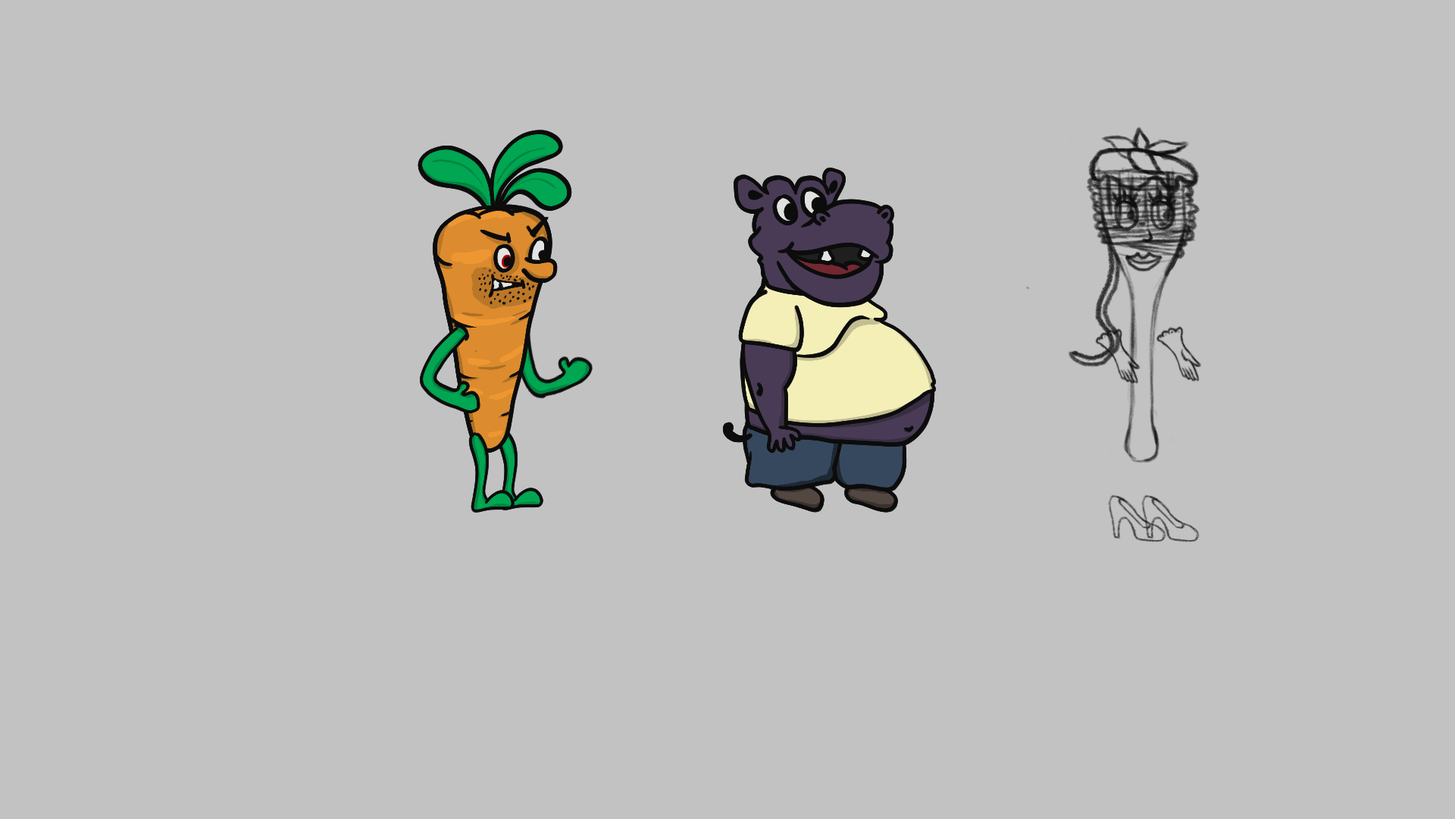
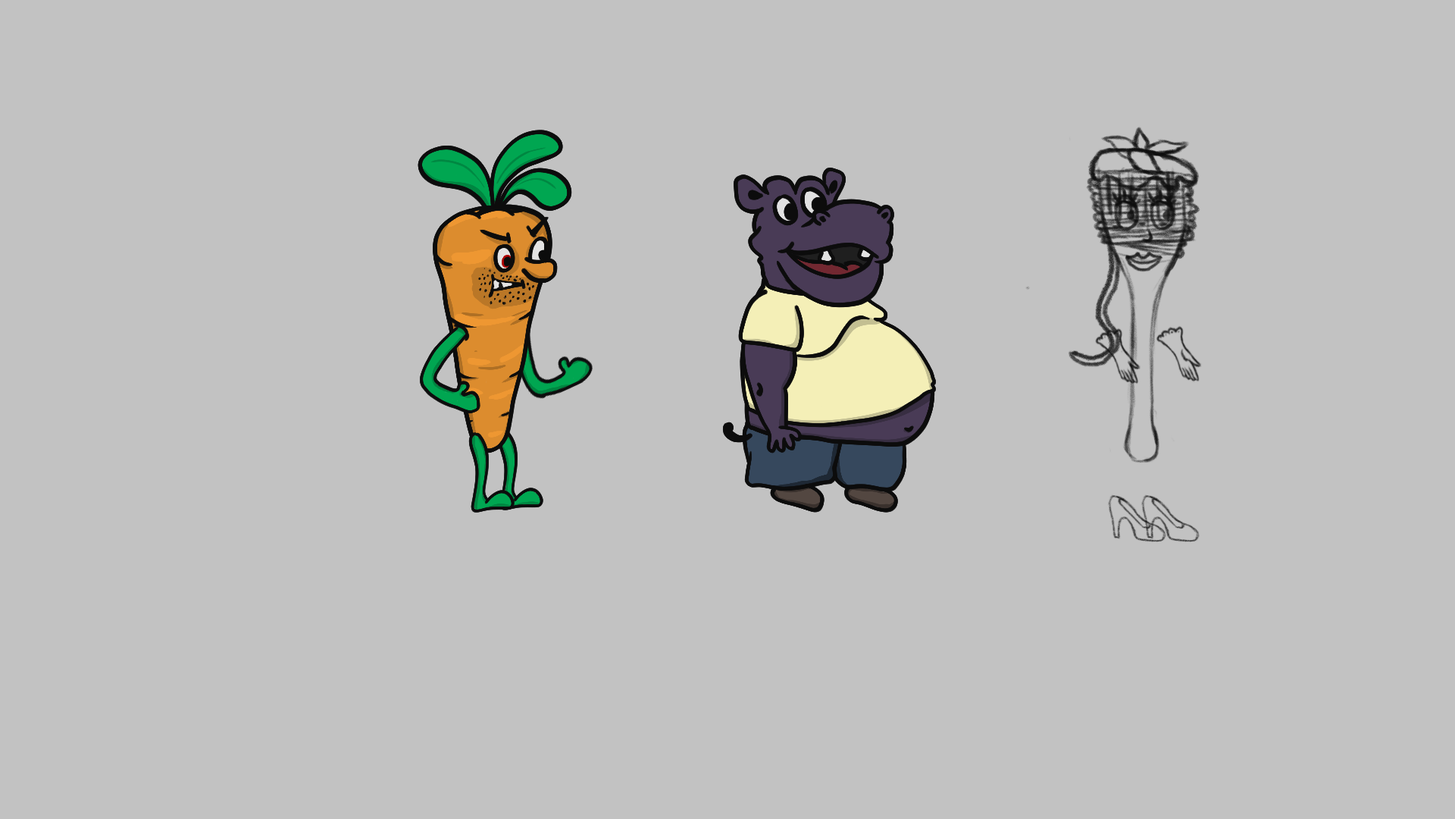
Revision of a layered 1455×819 image; what changed, layer by layer:
painted on "Layer 23" over [475,209,515,214]
